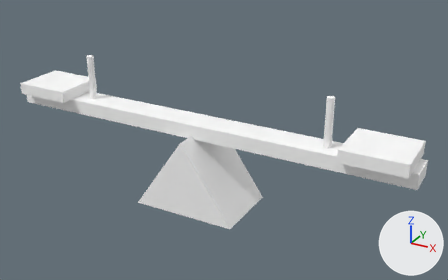
Two versions of the glTF model godot/models/playground_seesaw.glb, one commit apart.
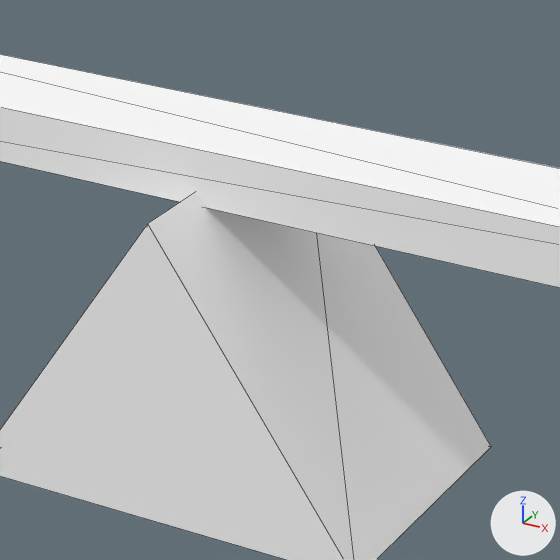
The first picture shows the older version from a camera (50 mm lens) standing at (2.45, -4.04, 2.63) and looking at (0.18, 0.1, 0.56). The close-ups show the older and then the newer version on the part from 32% to 62% of the width and 32% to 80% of the height of that picture. Only the edits that show in the close-ups are written down. The axes (+X, +Y, +Z) are drawn at lower right. The lights are the same throughout. The close-ups show mesh edges as thin lines. Where no turn or scale is listed for an object, it has been applied to the vertices. Vertices at exactly the same position are counted once.

Names of what the first close-up shows: 'beam', 'fulcrum'.
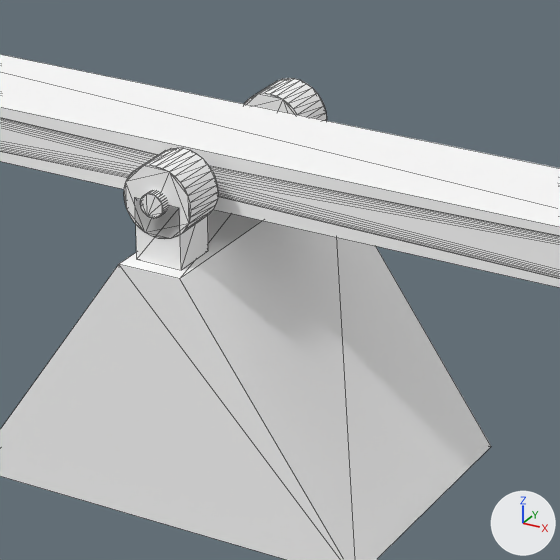
The change, as a diff of the scene's bpy script:
```diff
--- a/godot/models/playground_seesaw.glb.py
+++ b/godot/models/playground_seesaw.glb.py
@@ me_beam @@
-me_beam.from_pydata(...)  # 8 vertices, 12 faces; spans x -1.8..1.8, y -0.12..0.12, z -0.06..0.06
+me_beam.from_pydata(...)  # 72 vertices, 144 faces; spans x -1.8..1.8, y -0.12..0.12, z -0.06..0.06
+# me_beam part 1: 64 vertices added at x -0.03..0.03, y -0.12..0.12, z -0.03..0.03
 me_beam.materials.append(mat_wood)
@@ me_fulcrum @@
 # verts and faces of me_fulcrum; kept vertices keep their numbers, new ones are numbered from 6
-me_fulcrum.from_pydata(...)  # 6 vertices, 8 faces; spans x -0.45..0.45, y -0.3..0.3, z 0.0..0.65
+me_fulcrum.from_pydata(...)  # 8 vertices, 12 faces; spans x -0.45..0.45, y -0.3..0.3, z 0.0..0.55
+# me_fulcrum part 2
+delete_vertices([2, 5])  # with the faces that use them
+verts[6] = (0.069, 0.3, 0.55)
+verts[7] = (-0.069, 0.3, 0.55)
+verts[8] = (0.069, -0.3, 0.55)  # pixel (179, 278)
+verts[9] = (-0.069, -0.3, 0.55)  # pixel (118, 264)
+faces += [(0, 6, 1), (0, 7, 6), (0, 3, 9), (0, 9, 7), (1, 6, 4), (6, 7, 8)]
+faces += [(4, 6, 8), (7, 9, 8), (3, 4, 9), (4, 8, 9)]
 me_fulcrum.materials.append(mat_metal_dark)
@@ ob_pivot_pin @@
+ob_pivot_pin = bpy.data.objects.new('pivot_pin', me_pivot_pin)  # 64 vertices, 124 faces; spans x -0.025..0.025, y -0.285..0.285, z -0.025..0.025; in mat_metal (white #ffffff)
+ob_pivot_pin.location = (0.0, 0.0, 0.68)
@@ ob_pivot_bearing_001 @@
+ob_pivot_bearing_001 = bpy.data.objects.new('pivot_bearing.001', me_pivot_bearing_001)  # a 32-sided cylinder along y spanning x -0.075..0.075, y -0.05..0.05, z -0.075..0.075; in mat_metal_dark (white #ffffff)
+ob_pivot_bearing_001.location = (0.0, -0.215, 0.68)
@@ ob_pivot_bearing @@
+ob_pivot_bearing = bpy.data.objects.new('pivot_bearing', me_pivot_bearing_001.copy())
+ob_pivot_bearing.location = (0.0, 0.215, 0.68)
@@ ob_bearing_support_001 @@
+ob_bearing_support_001 = bpy.data.objects.new('bearing_support.001', me_bearing_support_001)  # a box spanning x -0.05..0.05, y -0.05..0.05, z -0.065..0.065; in mat_metal_dark (white #ffffff)
+ob_bearing_support_001.location = (0.0, -0.215, 0.615)
```

What differs and where, as boxes [x1, y1, x2, y2] in the close-ups (560 x 560 px):
'fulcrum', reshaped
    before: [0, 192, 491, 560]
    after: [0, 210, 491, 560]
'pivot_bearing.001', added
    after: [124, 148, 218, 239]
'bearing_support.001', added
    after: [135, 198, 208, 270]
'pivot_bearing', added
    after: [244, 78, 327, 121]
'pivot_pin', added
    after: [140, 190, 168, 219]
part 1 of me_beam, added
    after: [0, 107, 560, 288]
